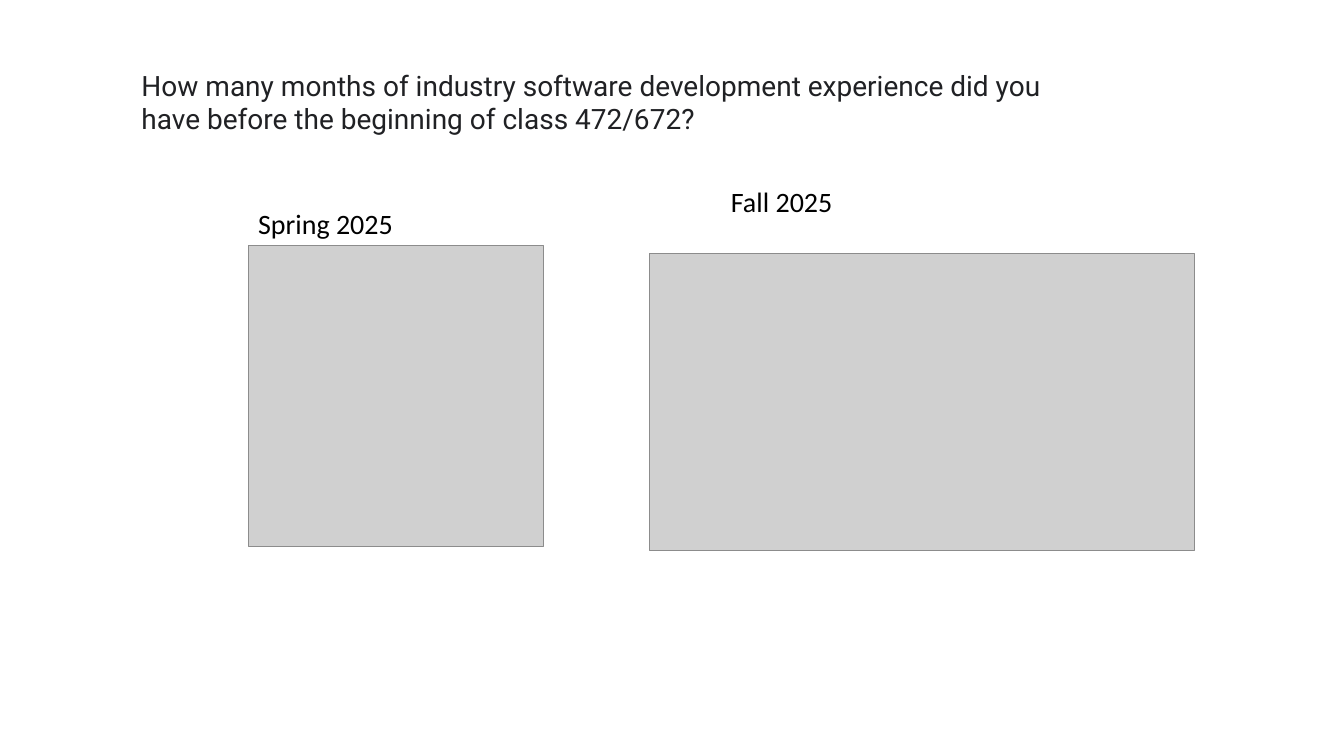
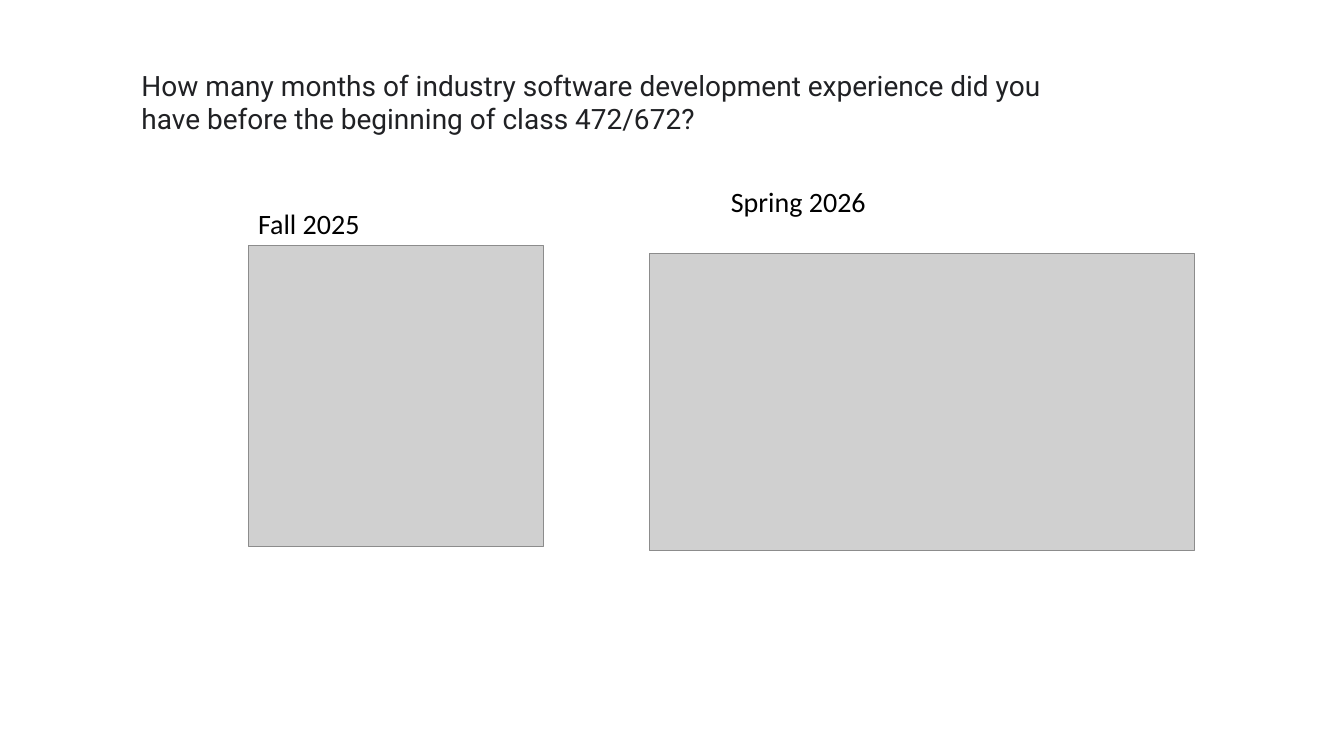
Before and after one commit to johnxu21/johnxu21.github.io, a slide deck: slide 4 of teaching/CS472/Timetable/ClassOverview-V2.pptx. Drawn at 1344x756 pixels with LibreOffice and Linux fonts; fonts in the diff are those of the drawing; grey boxes stand for pictures. Boxes give left, top, right and bottom in pixels: in the first picture for what was removed or moved away, otherwise in the second. Text is boxed around its words. In the diff, an @@ line names an element or a change of style, - is before the commit and + after.

```diff
--- a/teaching/CS472/Timetable/ClassOverview-V2.pptx
+++ b/teaching/CS472/Timetable/ClassOverview-V2.pptx
@@ text at box(731, 192, 866, 217): text changed @@
-Fall 2025
+Spring 2026
@@ text at box(258, 214, 360, 235): text changed @@
-Spring 2025
+Fall 2025
```
Also in this commit, not shown: 1 slide removed, 2 other files.
